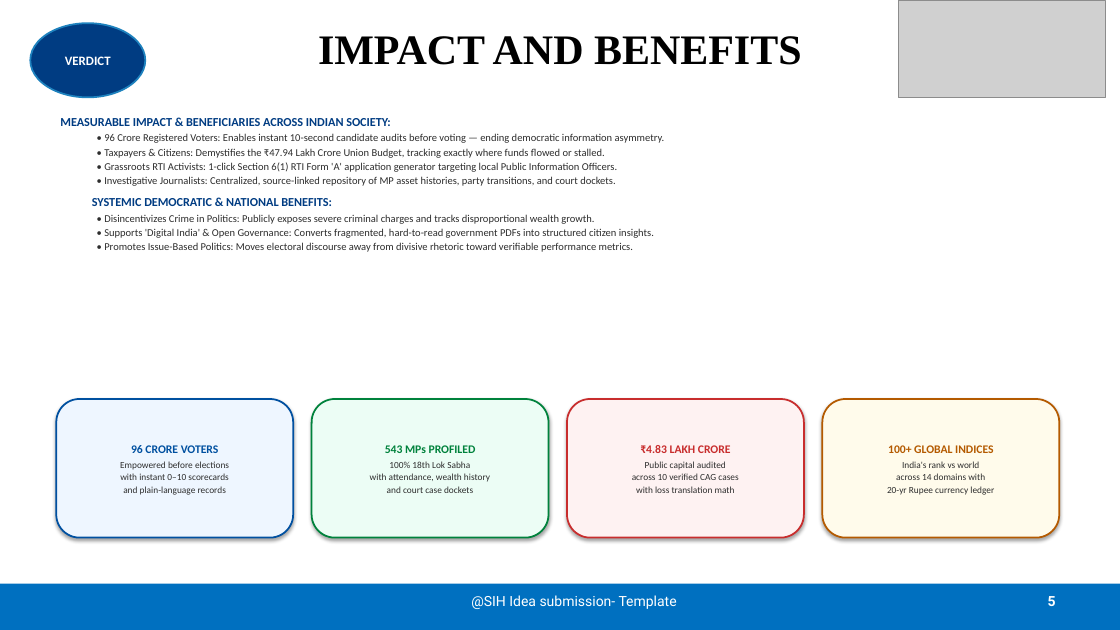
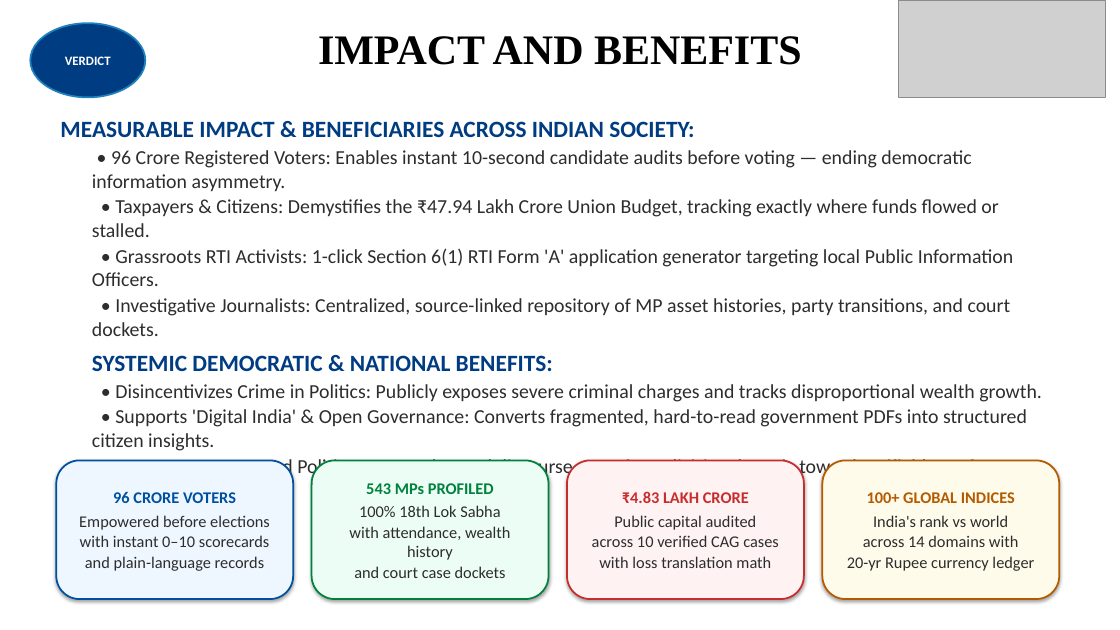
Before and after one commit to KATRIXBEE/verdict, a slide deck: slide 5 of VERDICT_SIH2026_Official.pptx. Drawn at 1120x630 pixels with LibreOffice and Linux fonts; fonts in the diff are those of the drawing; grey boxes stand for pictures. Boxes give left, top, right and bottom in pixels: in the first picture for what was removed or moved away, otherwise in the second. Text is boxed around its words. In the diff, an @@ line names an element or a change of style, - is before the commit and + after.

```diff
--- a/VERDICT_SIH2026_Official.pptx
+++ b/VERDICT_SIH2026_Official.pptx
@@ text "MEASURABLE IMPACT & BENEFICIARIES ACROSS ..." at (60,121,1045,502): size 10.5 to 20 pt in "MEASURABLE IMPACT & BENEFICIARIES ACROSS INDIAN SOCIETY:", "SYSTEMIC DEMOCRATIC & NATIONAL BENEFITS:"; size 9 to 17 pt in "• 96 Crore Registered Voters: Enables instant ...", "• Taxpayers & Citizens: Demystifies the ₹47.94 ...", "• Grassroots RTI Activists: 1-click Section 6(1) ...", "• Investigative Journalists: Centralized, source-linked repo ..." and 3 more places @@
@@ rounded rectangle "96 CRORE VOTERS" at (56,460,293,599): size 10 to 14 pt in "96 CRORE VOTERS"; size 8 to 14 pt in "Empowered before elections", "with instant 0–10 scorecards", "and plain-language records" @@
@@ rounded rectangle "543 MPs PROFILED" at (312,460,549,599): size 10 to 14 pt in "543 MPs PROFILED"; size 8 to 14 pt in "100% 18th Lok Sabha", "with attendance, wealth history", "and court case dockets" @@
@@ rounded rectangle "₹4.83 LAKH CRORE" at (567,460,804,599): size 10 to 14 pt in "₹4.83 LAKH CRORE"; size 8 to 14 pt in "Public capital audited", "across 10 verified CAG cases", "with loss translation math" @@
@@ 4 rounded rectangles: place and size @@
-4 rounded rectangles at (56,399,1060,538)
+4 rounded rectangles at (56,460,1060,599)
@@ rounded rectangle "100+ GLOBAL INDICES" at (823,460,1060,599): size 10 to 14 pt in "100+ GLOBAL INDICES"; size 8 to 14 pt in "India's rank vs world", "across 14 domains with", "20-yr Rupee currency ledger" @@
@@ rectangle removed at (0,584,1120,630) @@
```
Also in this commit, not shown: 5 other slides changed, 24 other files.
